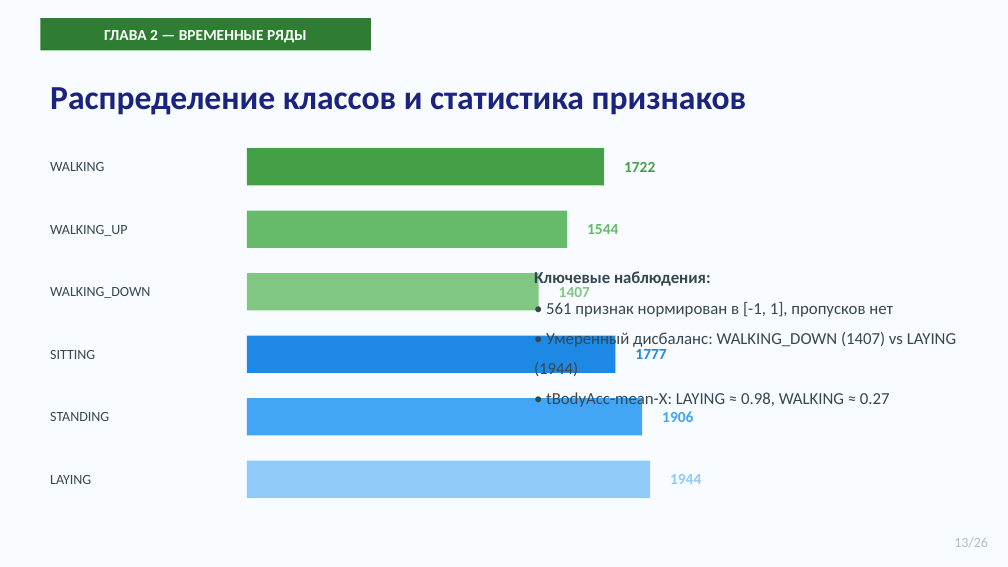
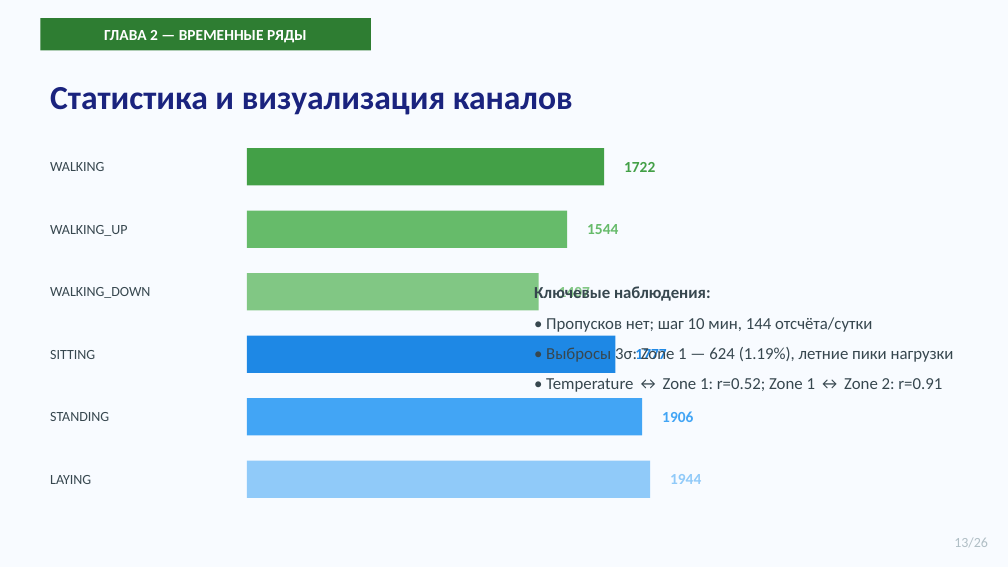
Before and after one commit to ERICSON535/coursework-data-analysis, a slide deck: slide 16 of Prezentaciya_Uryashev_ET103.pptx (slide 13 before the commit). Drawn at 1008x567 pixels with LibreOffice and Linux fonts; fonts in the diff are those of the drawing. Boxes give left, top, right and bottom in pixels: in the first picture for what was removed or moved away, otherwise in the second. Text is boxed around its words. In the diff, an @@ line names an element or a change of style, - is before the commit and + after.

```diff
--- a/Prezentaciya_Uryashev_ET103.pptx
+++ b/Prezentaciya_Uryashev_ET103.pptx
@@ text at box(50, 87, 573, 115): text changed @@
-Распределение классов и статистика признаков
+Статистика и визуализация каналов
@@ text at box(546, 317, 954, 392): text changed @@
-• 561 признак нормирован в [-1, 1], пропусков нет
-• Умеренный дисбаланс: WALKING_DOWN (1407) vs LAYING (1944)
-• tBodyAcc-mean-X: LAYING ≈ 0.98, WALKING ≈ 0.27
+• Пропусков нет; шаг 10 мин, 144 отсчёта/сутки
+• Выбросы 3σ: Zone 1 — 624 (1.19%), летние пики нагрузки
+• Temperature ↔ Zone 1: r=0.52; Zone 1 ↔ Zone 2: r=0.91
```
Also in this commit, not shown: 9 other slides changed, 5 slides added, 3 other files.
